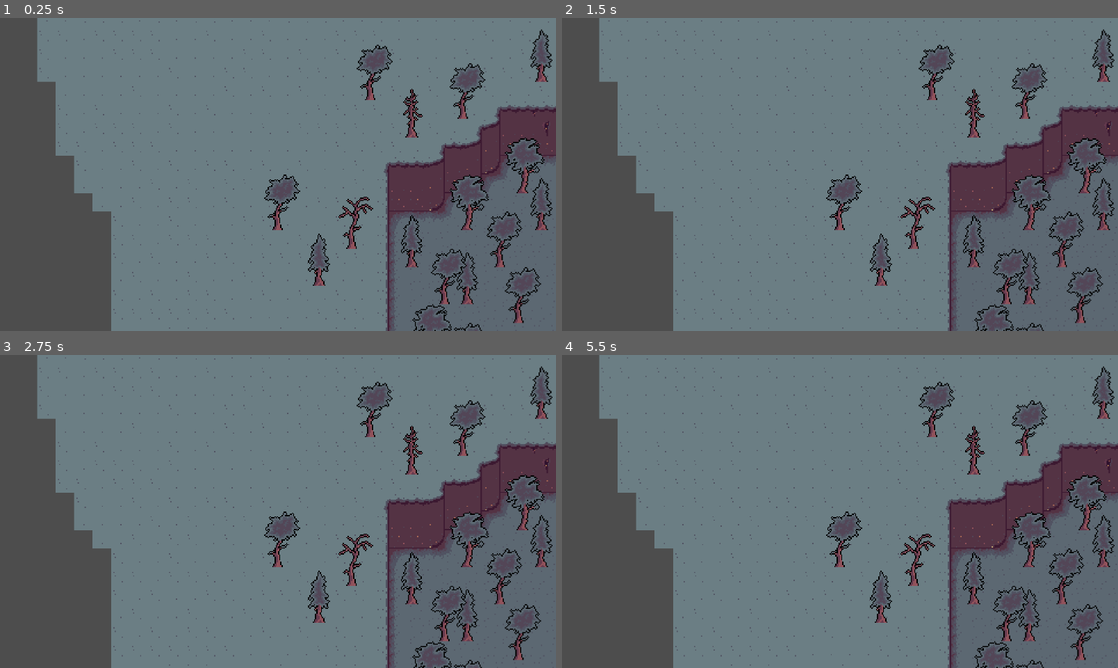
Above: before the commit, frames 1-4 (two rows, left to right).
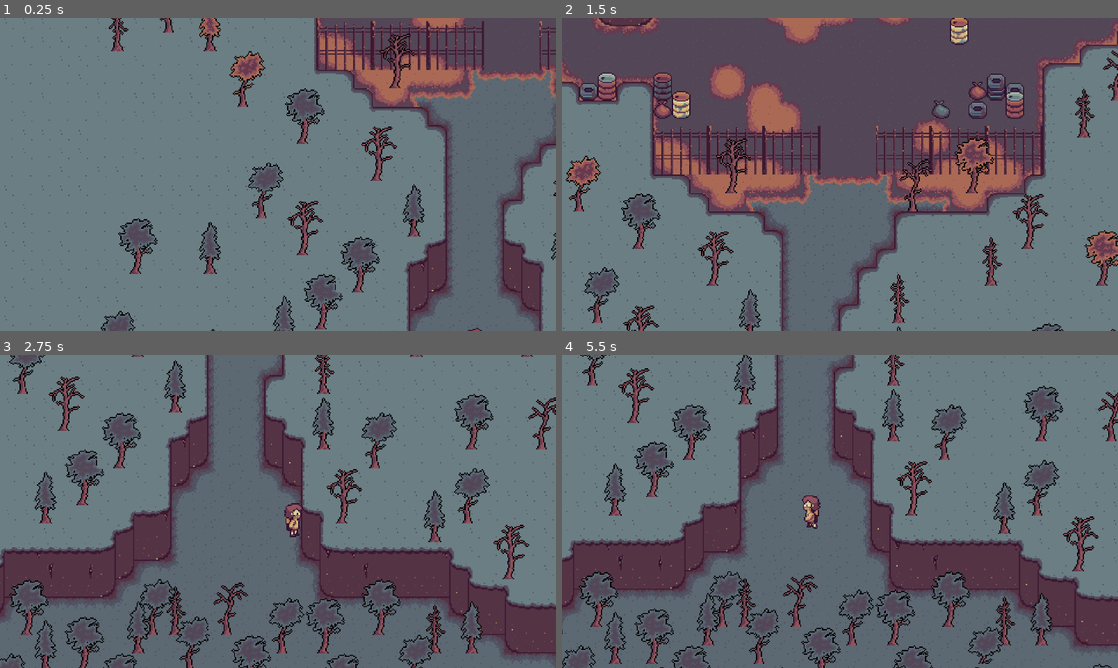
Above: after the commit, the same moments.

Repository: Mr-Wilhelm/MonkeyJam2025-I-Want-To-Live
Game: Godot game, scene res://Scenes/MainScene.tscn
The game is run twice, just before and just after one commit, with the same random seed, the same clock (stepped at 60 frames per second) and the same inputs. The engine's default icon, where the game draws it, is replaced by a stand-in: a white triangle on a blue panel in a dark square.
Inputs (mouse positions are in pixels of both pictures, inside the frame that each line leads up to):
- Up to frame 1 (0.25 s): no input
- Up to frame 2 (1.5 s): click (778, 58) at 0.52 s; click (667, 174) at 1.27 s
- Up to frame 3 (2.75 s): move the mouse to (400, 495) at 2.02 s; hold D (MoveRight) from 2.03 s (still down); hold F (Interact) from 2.03 s (still down); click (400, 495) at 2.17 s
- Up to frame 4 (5.5 s): release D (MoveRight) at 2.75 s; release F (Interact) at 2.75 s; drag from (728, 527) to (812, 574) at 2.77 s; move the mouse to (895, 442) at 3.52 s; hold D (MoveRight) 3.53-4.25 s; hold F (Interact) 3.53-4.25 s; drag from (812, 574) to (673, 464) at 4.27 s; move the mouse to (1006, 558) at 5.02 s; hold A (MoveLeft) from 5.03 s (still down); hold F (Interact) from 5.03 s (still down)

The runs differ from the first frame. In frame 1, 41% of the frame differs, in the area x 0-100%, y 0-100%; in frame 2, 67%; in frame 3, 44%; in frame 4, 44%.
Error before the commit: Attempt to call function 'get_rect' in base 'null instance' on a null instance. (res://Scripts/PlayerCamScript.gd:21)

Commit message:
area fix

Diff:
--- a/Scenes/AudioTrigger.tscn
+++ b/Scenes/AudioTrigger.tscn
@@ -16,3 +16,4 @@
 shape = SubResource("RectangleShape2D_mekai")
 
 [connection signal="area_entered" from="Area2D" to="." method="_on_area_2d_area_entered"]
+[connection signal="body_entered" from="Area2D" to="." method="_on_area_2d_body_entered"]
--- a/Scenes/DialoguePlayer.gd
+++ b/Scenes/DialoguePlayer.gd
@@ -2,7 +2,10 @@
 
 @export var dialogueToPlay: AudioStream
 
-func _on_area_2d_area_entered(area: Area2D) -> void:
+
+
+
+func _on_area_2d_body_entered(body: Node2D) -> void:
 	$AudioStreamPlayer2D.stream = dialogueToPlay
 	$AudioStreamPlayer2D.play()# Replace with function body.
 	print("Playing Audio")
--- a/Scenes/MainScene.tscn
+++ b/Scenes/MainScene.tscn
@@ -19,6 +19,7 @@
 [ext_resource type="Texture2D" uid="uid://c1xjflk06xtkq" path="res://Art/SpriteSheets/IWTL K8.png" id="10_wmapw"]
 [ext_resource type="PackedScene" uid="uid://euolmm4su44r" path="res://Scenes/AudioTrigger.tscn" id="18_bqhyq"]
 [ext_resource type="AudioStream" uid="uid://bpgkb8w25g6pb" path="res://Audio/SceneDialogue/Scene1.mp3" id="19_lk2kf"]
+[ext_resource type="PackedScene" uid="uid://cikhs4rfthbf3" path="res://Scenes/MainMenu.tscn" id="20_uqt0d"]
 
 [sub_resource type="TileSetAtlasSource" id="TileSetAtlasSource_xko1o"]
 texture = ExtResource("7_sc5dk")
@@ -3095,7 +3096,14 @@
 frame = 1
 
 [node name="AudioTrigger" parent="." instance=ExtResource("18_bqhyq")]
-position = Vector2(781, -346)
+position = Vector2(788, -288)
 dialogueToPlay = ExtResource("19_lk2kf")
 
+[node name="MainMenu" parent="." instance=ExtResource("20_uqt0d")]
+offset_left = 399.0
+offset_top = -1179.0
+offset_right = 2319.0
+offset_bottom = -99.0
+scale = Vector2(0.5, 0.5)
+
 [connection signal="animation_finished" from="InteractionScene/AnimationPlayer" to="InteractionScene" method="_on_animation_player_animation_finished"]
--- a/Scripts/PlayerMovement.gd
+++ b/Scripts/PlayerMovement.gd
@@ -52,6 +52,8 @@
 #currently set to semicolon (;) for the debug option, normally this function will be called from elsewhere
 func _input(event: InputEvent) -> void:
 	if event.is_action_pressed("DebugToggleCam") && %PlayerCam.isFollowingPlayer == false:
-		%PlayerCam.SetCamToZoomIn()
+		#%PlayerCam.SetCamToZoomIn()
+		pass
 	elif event.is_action_pressed("DebugToggleCam") && %PlayerCam.isFollowingPlayer == true:
-		%PlayerCam.SetCamToZoomOut()
+		#%PlayerCam.SetCamToZoomOut()
+		pass
Not shown: 1 places in Scenes/MainScene.tscn that only renumber resources
